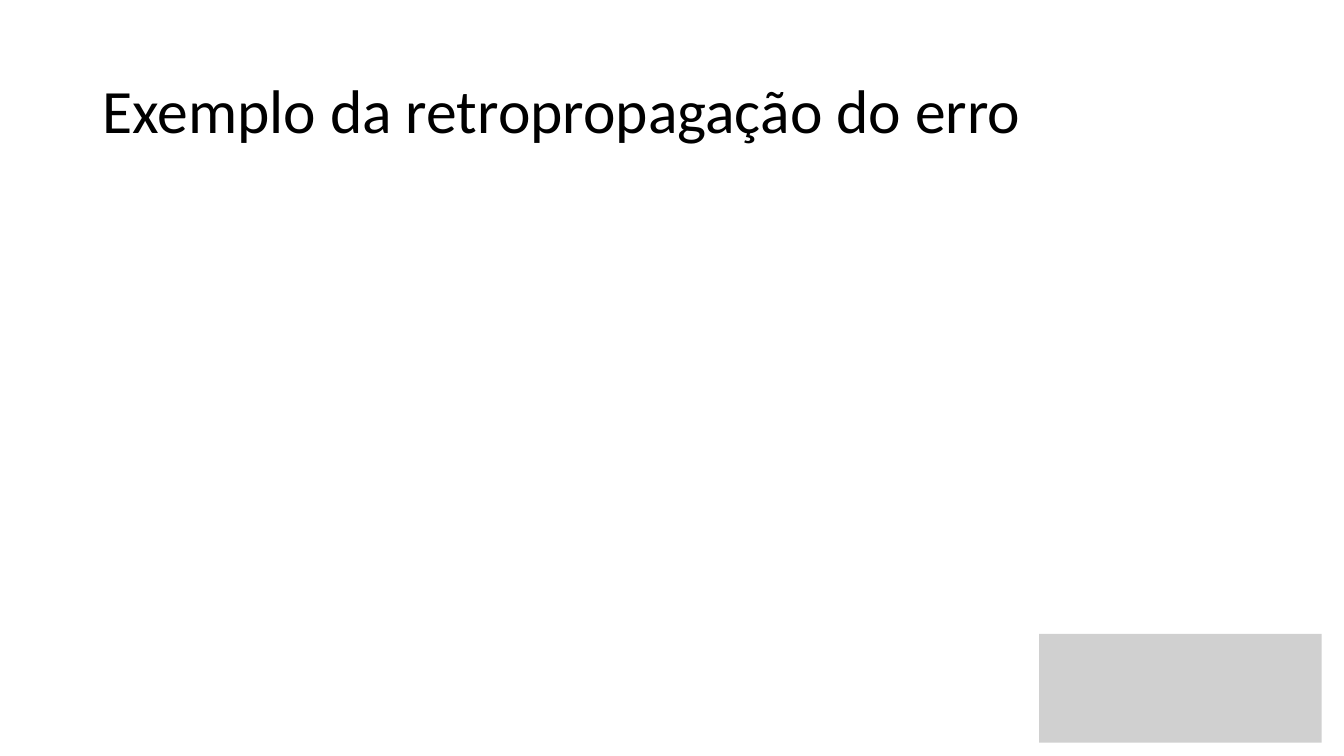
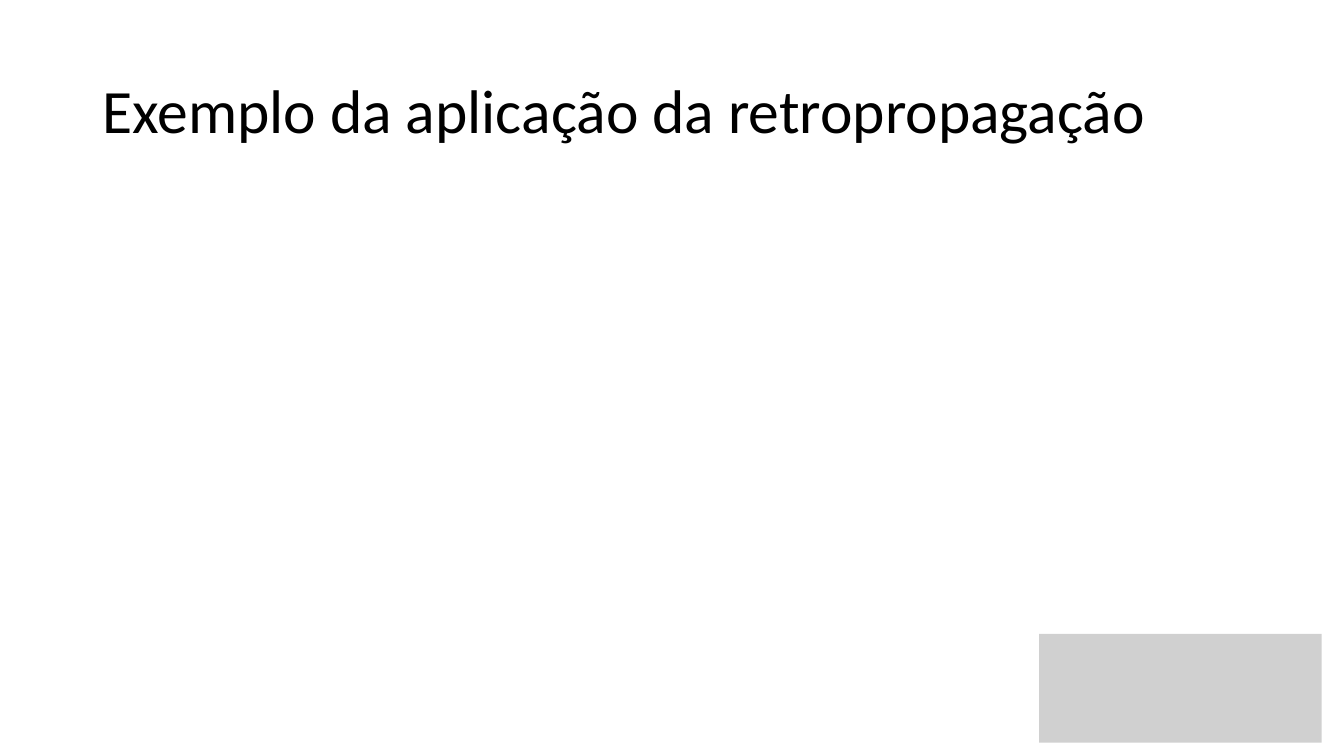
Before and after one commit to zz4fap/t320_aprendizado_de_maquina, a slide deck: slide 32 of slides/T320_Redes_Neurais_Artificiais (Parte III).pptx (slide 30 before the commit). Drawn at 1344x756 pixels with LibreOffice and Linux fonts; fonts in the diff are those of the drawing; grey boxes stand for pictures. Boxes give left, top, right and bottom in pixels: in the first picture for what was removed or moved away, otherwise in the second. Text is boxed around its words. In the diff, an @@ line names an element or a change of style, - is before the commit and + after.

```diff
--- a/slides/T320_Redes_Neurais_Artificiais (Parte III).pptx
+++ b/slides/T320_Redes_Neurais_Artificiais (Parte III).pptx
@@ title at (x1=102, y1=90, x2=1145, y2=144): text changed @@
-Exemplo da retropropagação do erro
+Exemplo da aplicação da retropropagação
```
Also in this commit, not shown: 5 other slides changed, 2 slides added.
